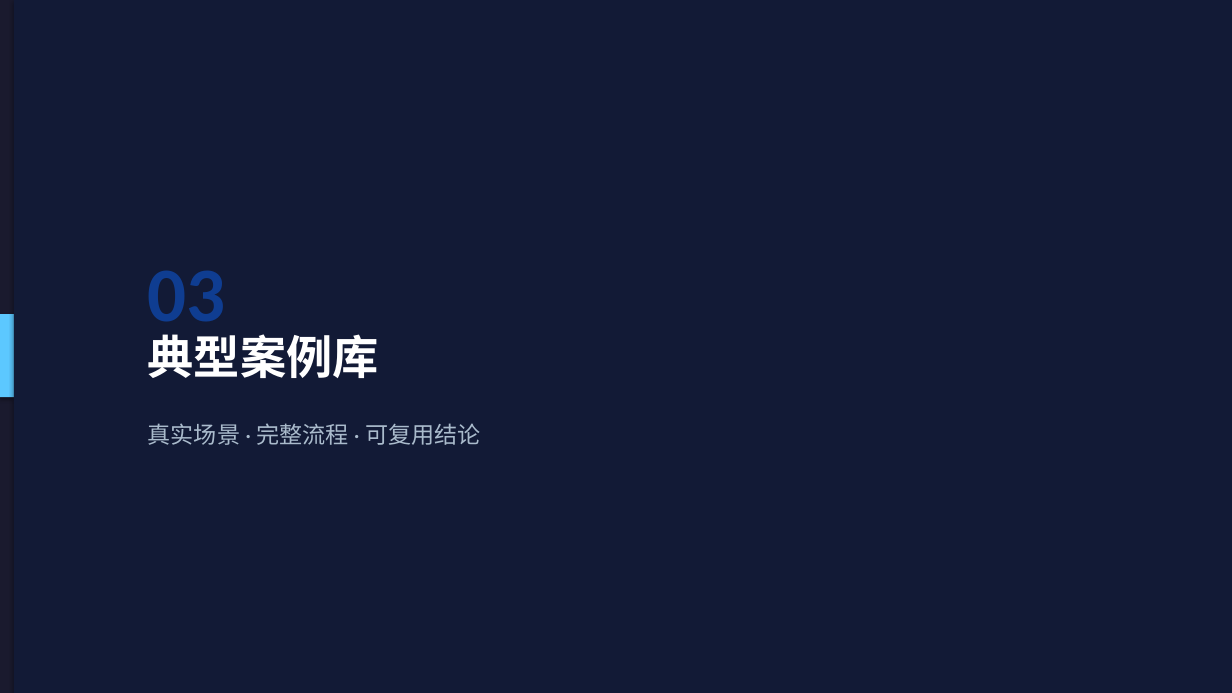
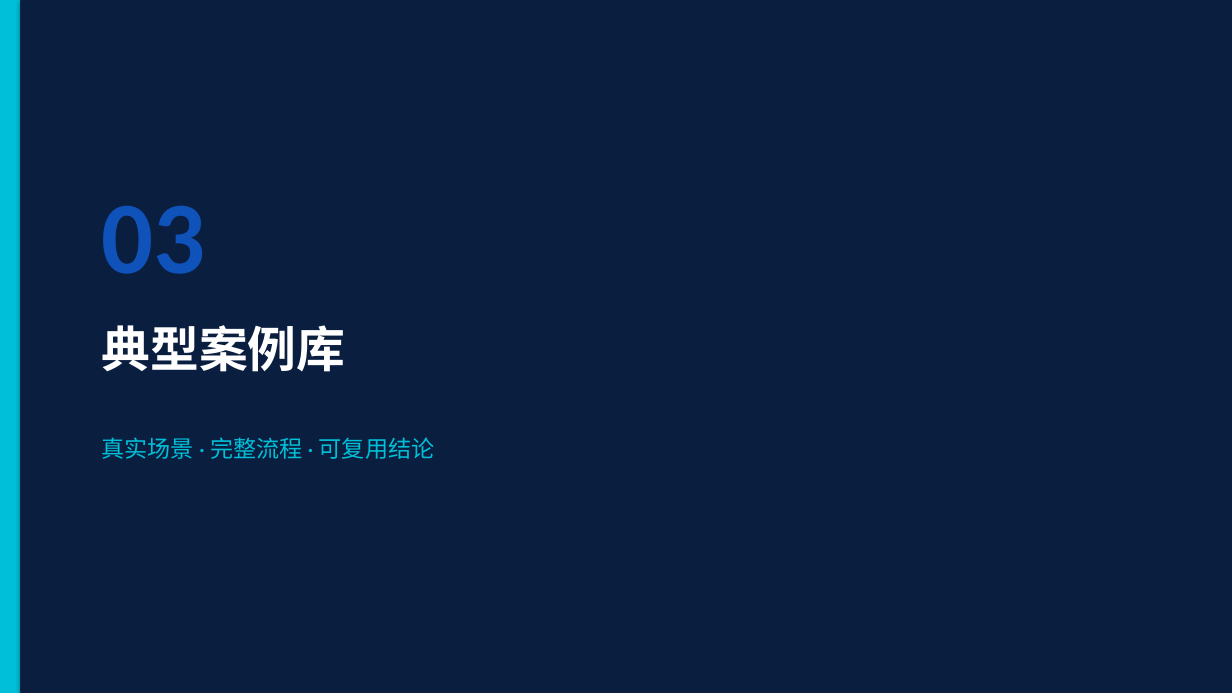
Before and after one commit to wyq0721/docs, a slide deck: slide 9 of ppt/AI项目推进汇报.pptx (slide 11 before the commit). Drawn at 1232x693 pixels with LibreOffice and Linux fonts; fonts in the diff are those of the drawing. Boxes give left, top, right and bottom in pixels: in the first picture for what was removed or moved away, otherwise in the second. Text is boxed around its words. In the diff, an @@ line names an element or a change of style, - is before the commit and + after.

```diff
--- a/ppt/AI项目推进汇报.pptx
+++ b/ppt/AI项目推进汇报.pptx
@@ rectangle at box(0, 0, 1232, 693): fill #1A1A2E to #081428 @@
@@ rectangle added at box(0, 0, 20, 693), fill #00BFD8 @@
@@ rectangle: place and size @@
-rectangle at box(14, 0, 1232, 693)
+rectangle at box(20, 0, 1232, 693)
@@ rectangle at box(20, 0, 1232, 693): fill #121A36 to #0A1E40 @@
@@ text "03": place and size @@
-text "03" at box(148, 270, 226, 339)
+text "03" at box(101, 206, 205, 274)
@@ text "03" at box(101, 206, 205, 274): size 60 to 80 pt, text colour #0F3D91 to #0F52BA @@
@@ rectangle removed at box(0, 314, 14, 397) @@
@@ text "典型案例库": place and size @@
-text "典型案例库" at box(148, 334, 379, 378)
+text "典型案例库" at box(101, 325, 345, 372)
@@ text "典型案例库" at box(101, 325, 345, 372): size 36 to 38 pt @@
@@ text "真实场景 · 完整流程 · 可复用结论": place and size @@
-text "真实场景 · 完整流程 · 可复用结论" at box(148, 423, 481, 445)
+text "真实场景 · 完整流程 · 可复用结论" at box(101, 437, 435, 459)
@@ text "真实场景 · 完整流程 · 可复用结论" at box(101, 437, 435, 459): text colour #AABBCC to #00BFD8 @@
```
Also in this commit, not shown: 15 other slides changed, 13 slides added, 19 slides removed.
